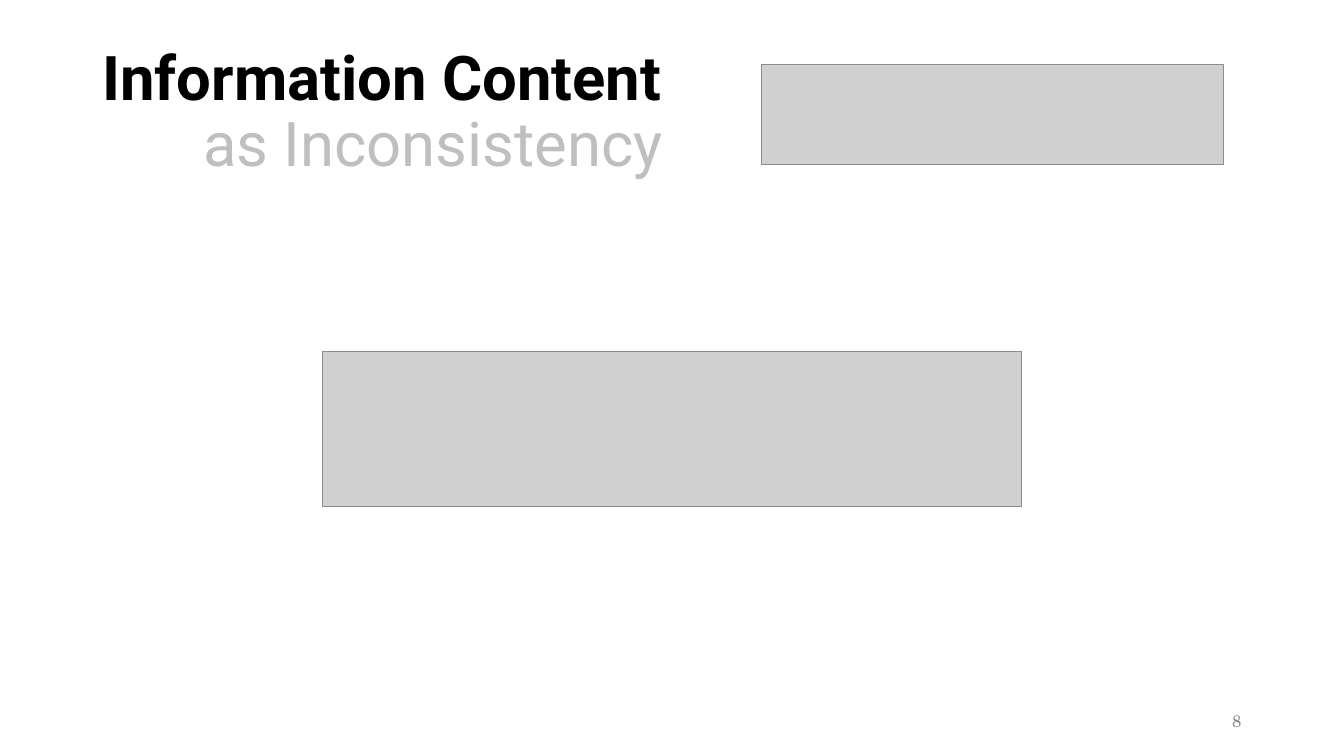
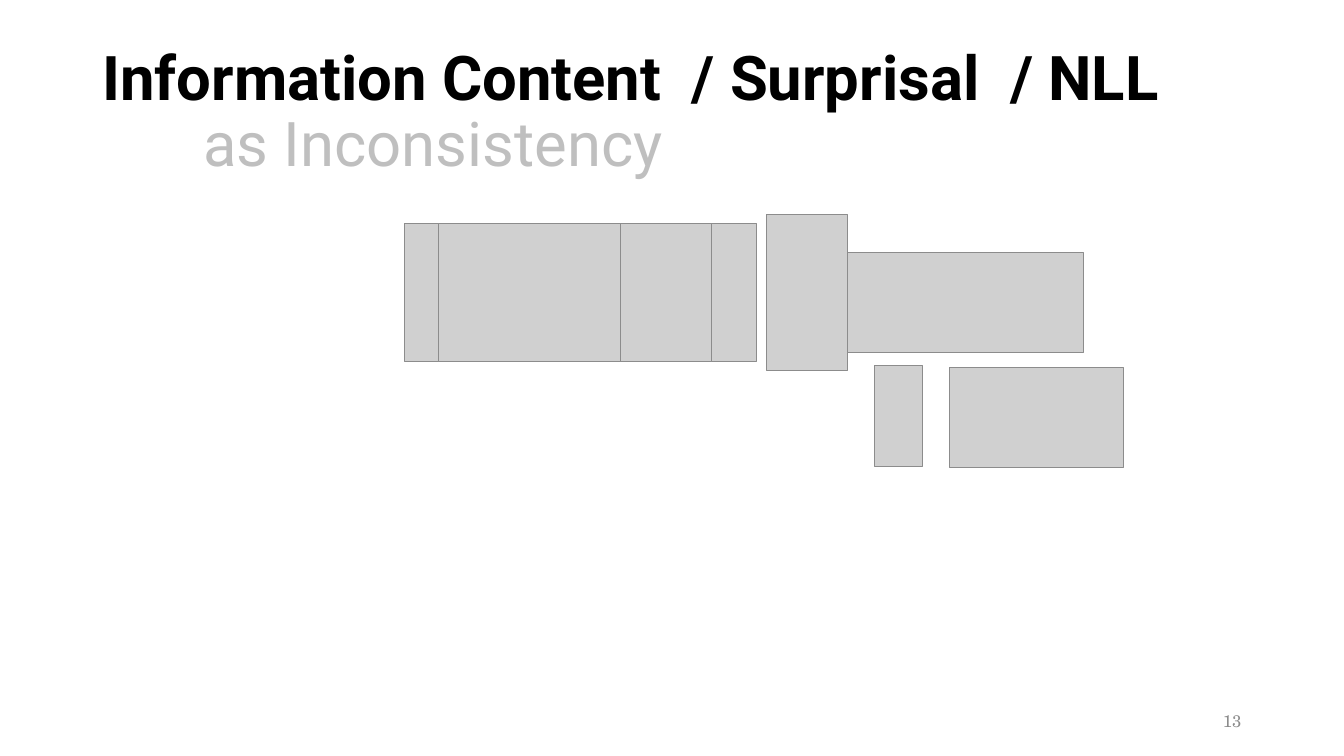
Before and after one commit to orichardson/pdg-expts, a slide deck: slide 13 of present/ai-seminar-2023/one-true-loss--45min.pptx (slide 8 before the commit). Drawn at 1344x756 pixels with LibreOffice and Linux fonts; fonts in the diff are those of the drawing; grey boxes stand for pictures. Boxes give left, top, right and bottom in pixels: in the first picture for what was removed or moved away, otherwise in the second. Text is boxed around its words. In the diff, an @@ line names an element or a change of style, - is before the commit and + after.

```diff
--- a/present/ai-seminar-2023/one-true-loss--45min.pptx
+++ b/present/ai-seminar-2023/one-true-loss--45min.pptx
@@ title at box(102, 53, 1158, 179): text changed @@
-Information Content
-as Inconsistency
+Information Content / Surprisal / NLL
+as Inconsistency
@@ picture added at box(405, 224, 440, 362) @@
@@ picture added at box(439, 224, 620, 362) @@
@@ picture: place and size @@
-picture at box(323, 351, 1022, 506)
+picture at box(621, 224, 712, 362)
@@ picture added at box(712, 224, 756, 362) @@
@@ picture added at box(767, 215, 848, 370) @@
@@ picture added at box(848, 253, 1084, 354) @@
@@ picture: place and size @@
-picture at box(762, 65, 1224, 165)
+picture at box(875, 366, 924, 467)
@@ picture added at box(950, 368, 1124, 469) @@
@@ page number at box(1223, 715, 1242, 727): text changed @@
-8
+13
```
Also in this commit, not shown: 15 other slides changed, 19 slides added.
